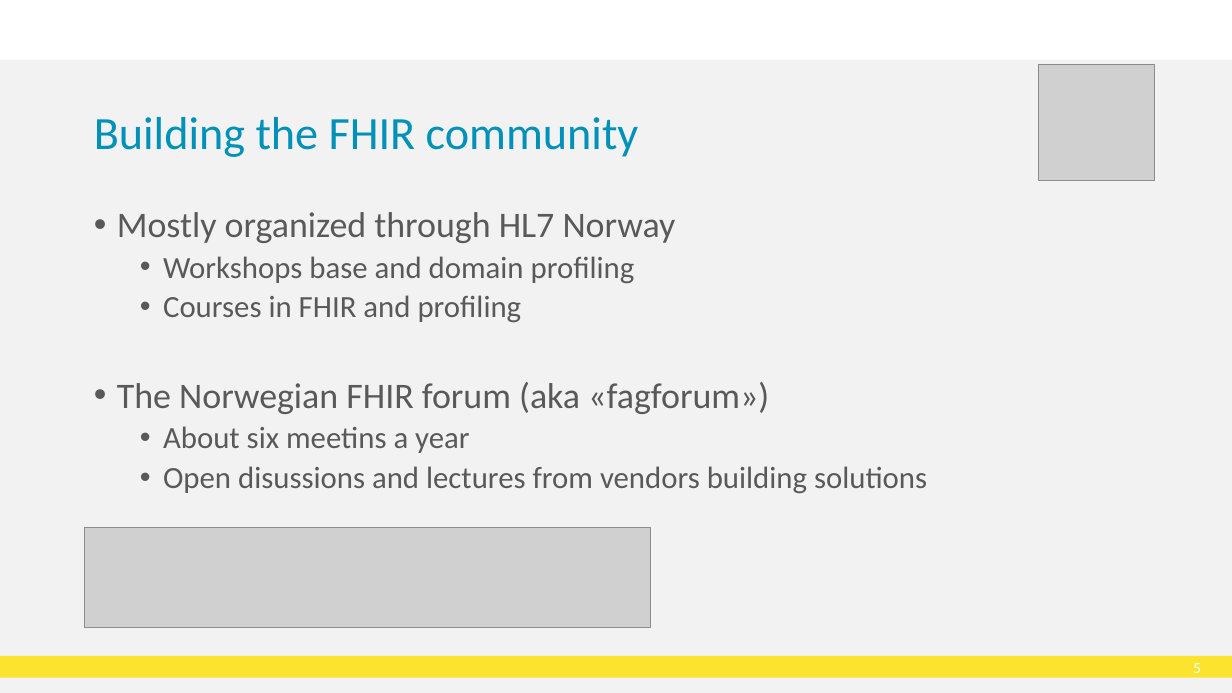
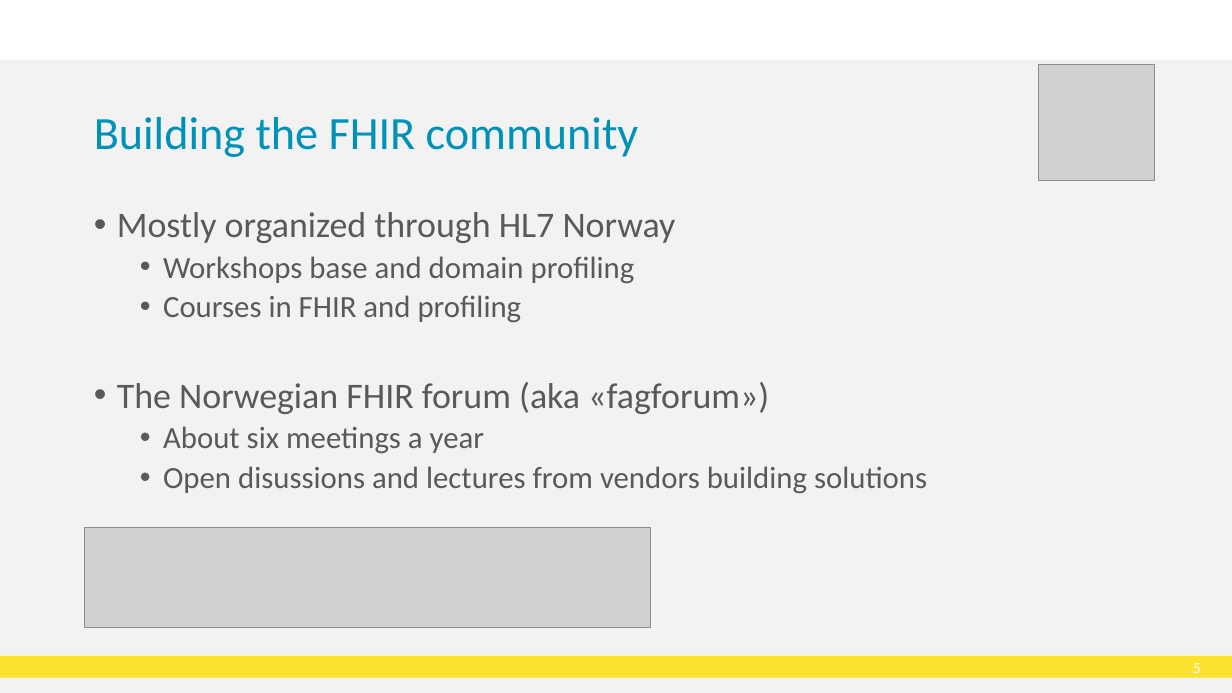
Before and after one commit to HL7Norway/best-practice, a slide deck: slide 6 of docs/presentasjoner/DD23_CT_230508_Thomas_Tveit_Rosenlund_FHIR-in-Norway.pptx. Drawn at 1232x693 pixels with LibreOffice and Linux fonts; fonts in the diff are those of the drawing; grey boxes stand for pictures; background and template pictures are left out. Boxes give left, top, right and bottom in pixels: in the first picture for what was removed or moved away, otherwise in the second. Text is boxed around its words. In the diff, an @@ line names an element or a change of style, - is before the commit and + after.

```diff
--- a/docs/presentasjoner/DD23_CT_230508_Thomas_Tveit_Rosenlund_FHIR-in-Norway.pptx
+++ b/docs/presentasjoner/DD23_CT_230508_Thomas_Tveit_Rosenlund_FHIR-in-Norway.pptx
@@ text at (163,426,484,454): text changed @@
-  • About six meetins a year
+  • About six meetings a year
```
Also in this commit, not shown: 4 other slides changed.
